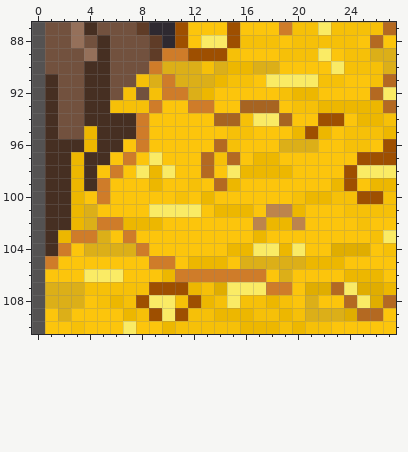
Edited in one commit: pixel-art file (Vrac/Memory-stick-1.4.aseprite). Above, as it was before the edit.
128x128 pixels, 1 frame. Colours within 5 levels of each other are drawn and written as one. Shown: x 0..27, y 87..110.
New version:
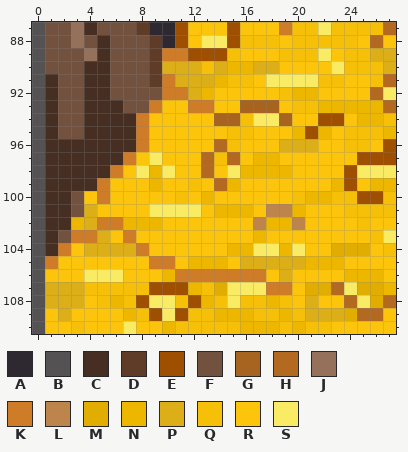
Palette (. is transparent): A #2e2930  B #545252  C #462f22  D #5f3c27  E #9e4f00  F #72513e  G #a76421  H #b46921  J #95705a  K #cf7c29  L #bd844c  M #e0ad00  N #edb700  P #dcaf18  Q #f6c008  R #fcc50c  S #faeb65
Difference:
Layers "Layer 2", "Layer 1":
Colour N gives way to colour C in rows 95 to 96 at x 4; in rows 97 to 99 at x 3.
Colour Q gives way to colour C in row 93 at x 6.
Colour R gives way to colour C in row 96 at x 7; in row 97 at x 6; in row 98 at x 5.
Colour K gives way to colour D in row 90 at x 9.
Colour P gives way to colour D in row 91 at x 9.
Colour N gives way to colour F in rows 100 to 101 at x 3; in row 103 at x 2.
Colour Q gives way to colour F in row 91 at x 8; in row 92 at x 7 and 9; in row 93 at x 7 to 8.
